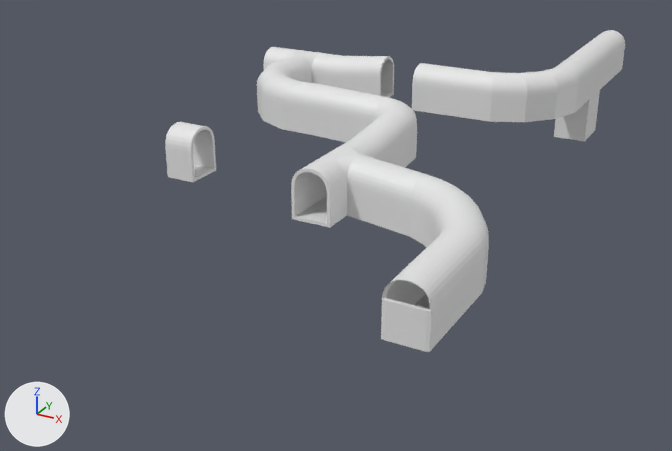
A saved change to the Blender file Assets/Models/env/Level/Level.blend.
Rendered twice from a 50 mm lens placed at (14.6, -36.1, 21.5), pointed at (-14.8, 17.3, -5.3). The axes (+X, +Y, +Z) are drawn at lower left. The lights are the same throughout.
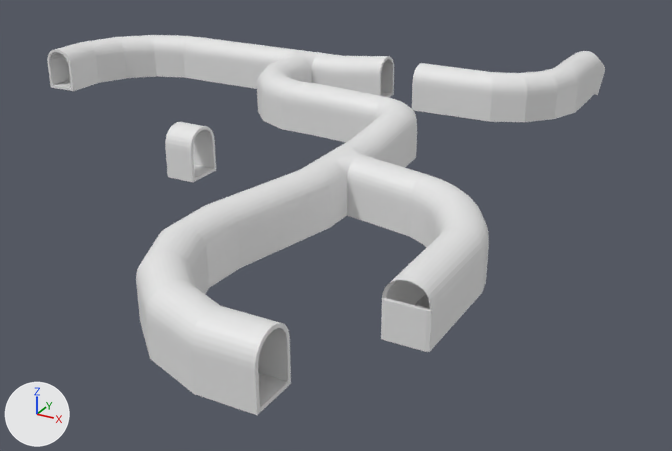
Changed parts and their boxes [x1, y1, x2, y2] in the pictures (672 x 451 px; the box of a moved part takes in the faces that stretch with it):
```json
{"object": "Cube", "change": "reshaped", "before": [165, 30, 625, 352], "after": [47, 35, 605, 415], "on screen": "21% wider, 18% taller"}
{"part": 1, "of": "me_cube", "change": "deleted", "before": [579, 30, 625, 64]}
{"part": 2, "of": "me_cube", "change": "added", "after": [136, 168, 330, 415]}
{"part": 3, "of": "me_cube", "change": "added", "after": [47, 35, 272, 91]}
{"part": 4, "of": "me_cube", "change": "moved or reshaped", "before": [554, 47, 625, 142], "after": [570, 51, 605, 99]}
```

Scene script edits in JSON lines:
```json
{"block": "me_cube", "where": "# used by ob_cube; location = (0.0, 0.0, 0.0)"}
{"op": "remove", "block": "me_cube", "code": "me_cube.from_pydata(...)  # 3786 vertices, 3563 faces; spans x -26.3..1.2, y -3.2..46.2, z -2.2..4.7"}
{"op": "add", "block": "me_cube", "code": "me_cube.from_pydata(...)  # 4364 vertices, 4209 faces; spans x -42.2..1.2, y -11.3..40.4, z -0.1..4.7"}
{"block": "me_cube", "change": "me_cube part 1: the loose piece of 108 vertices spanning x -4.6..-2.1, y 38.6..46.2, z 3.3..4.5 is deleted"}
{"block": "me_cube", "change": "me_cube part 2: 420 vertices added at x -12.8..-2.5, y -11.3..-1.0, z 0.4..3.7"}
{"block": "me_cube", "change": "me_cube part 3: 420 vertices added at x -42.2..-31.9, y 18.3..28.6, z 1.0..4.3"}
{"block": "me_cube", "change": "me_cube part 4: 238 vertices removed from x -4.6..-2.1, y 35.4..46.2, z -2.2..4.5; 140 vertices added at x -4.6..-2.1, y 36.8..40.4, z 0.9..4.4"}
```
